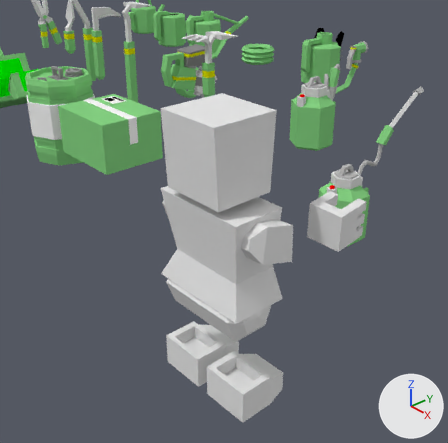
The Blender file crops/tools/tools.blend, before and after one commit.
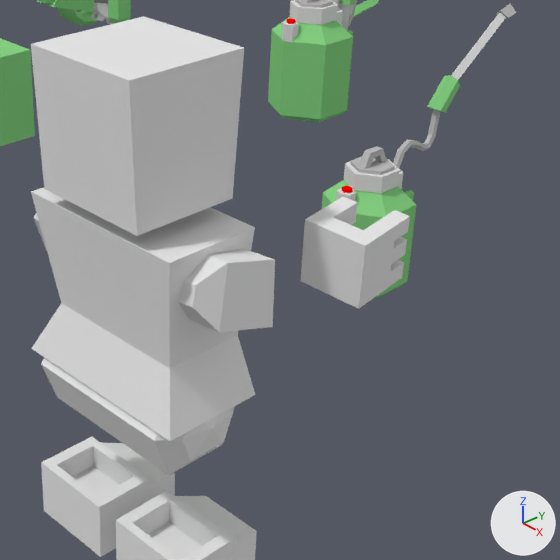
Each version is shown whole from a camera (50 mm lens) standing at (2.77, -3.67, 2.36) and looking at (-0.61, -0.67, 0.04), then close up on the part from 32% to 100% of the width and 19% to 88% of the height. The lights are fixed; the arrows at lower right show +X, +Y and +Z.

In view in the first close-up: 'package', 'planter', 'player_base_Mesh.042', 'sprayer', 'sprayer.001'.
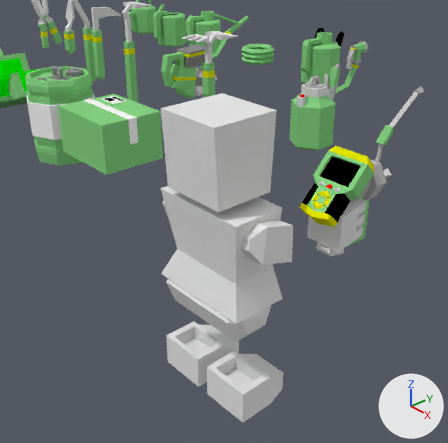
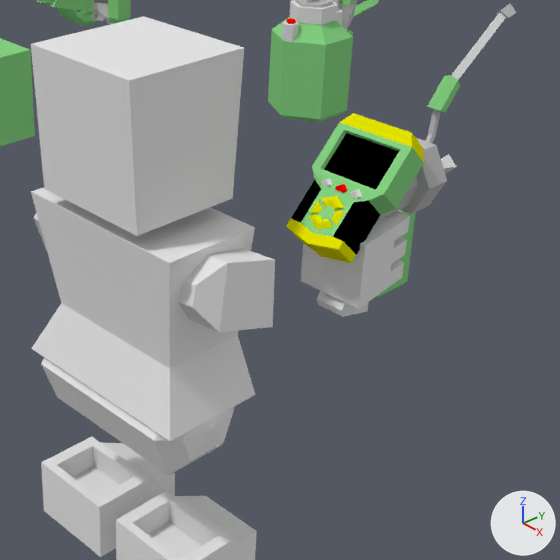
Commit message: Add organic analyzer tool

Location of each change, [x1, y1, x2, y2] in pixels of the close-ups (560 x 560 px):
'analyzer', added: after [286, 113, 456, 317]
    faces in mat_blank (green #87d383): [301, 122, 424, 237]
    faces in mat_black (black #000000): [291, 133, 399, 255]
    faces in mat_yellow (yellow #e7e700): [286, 113, 424, 263]
    faces in mat_gray50 (grey #bcbcbc): [378, 138, 447, 219]
    faces in mat_gray75 (light grey #e1e1e1): [317, 154, 456, 317]
'sprayer', unchanged, covered by the edit: before [322, 3, 516, 298]; after [374, 3, 516, 298]

The change, as a diff of the scene's bpy script:
```diff
--- a/crops/tools/tools.blend.py
+++ b/crops/tools/tools.blend.py
@@ me_cylinder_002 @@
+me_cylinder_002.from_pydata(...)  # 225 vertices, 174 faces; spans x -0.2..0.199, y -0.312..0.564, z -0.25..0.62
+# faces by material slot: [21, 59, 16, 20, 6, 38, 14]
+me_cylinder_002.materials.append(mat_blank)  # green #87d383
+me_cylinder_002.materials.append(mat_gray75)  # light grey #e1e1e1
+me_cylinder_002.materials.append(mat_black)  # black #000000
+me_cylinder_002.materials.append(mat_gray50)  # grey #bcbcbc
+me_cylinder_002.materials.append(mat_red)  # red #ff0000
+me_cylinder_002.materials.append(mat_yellow)  # yellow #e7e700
+me_cylinder_002.materials.append(mat_gray25)  # grey #898989
@@ ob_analyzer @@
+ob_analyzer = bpy.data.objects.new('analyzer', me_cylinder_002)
+ob_analyzer.location = (0.0, 0.0, 0.0)
+_m = ob_analyzer.modifiers.new('EdgeSplit', 'EDGE_SPLIT')
+_m.use_edge_angle = False
```
